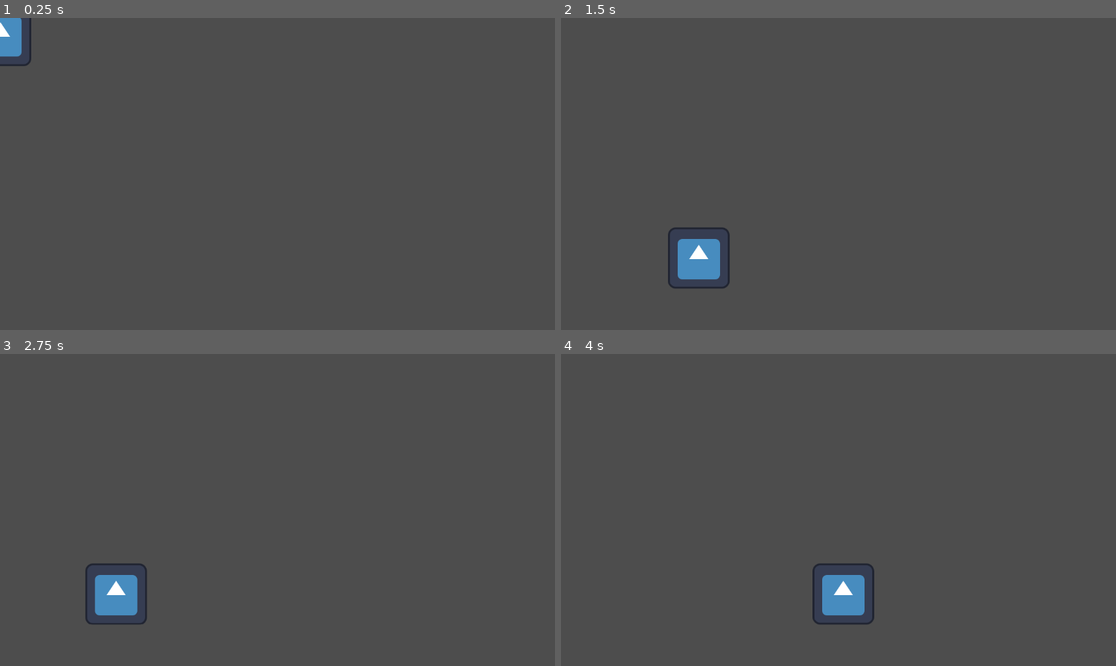
Above: before the commit, frames 1-4 (two rows, left to right).
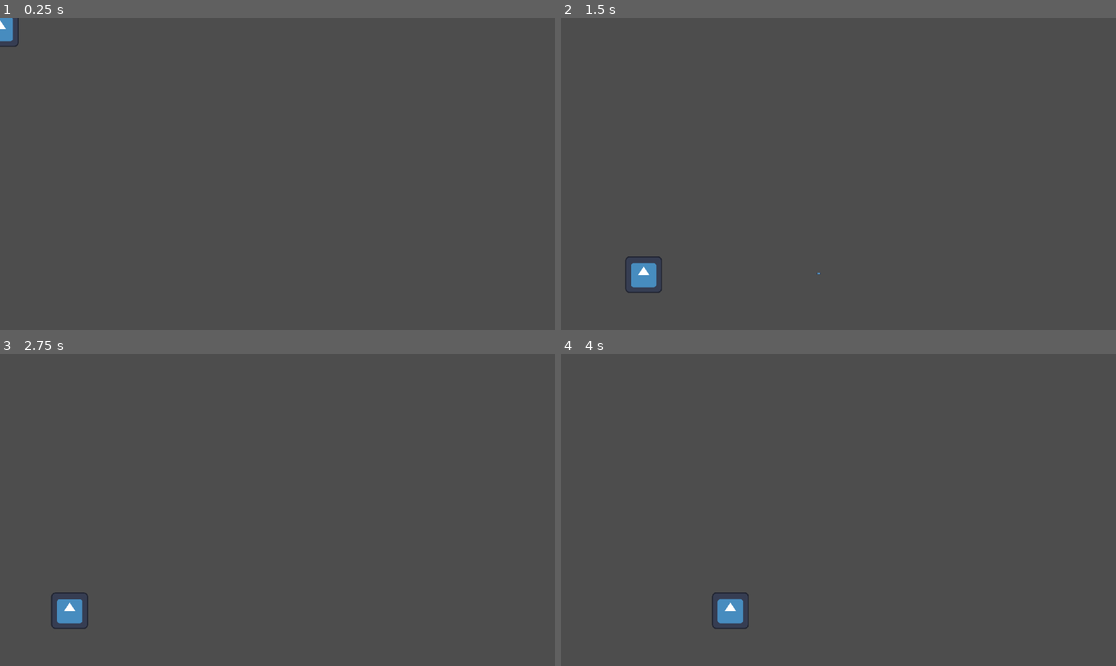
Above: after the commit, the same moments.

Repository: bkerz/shooter
Game: Godot game, scene res://main.tscn
The game is run twice, just before and just after one commit, with the same random seed, the same clock (stepped at 60 frames per second) and the same inputs. Before the commit the project starts from res://node_2d.tscn. The engine's default icon, where the game draws it, is replaced by a stand-in: a white triangle on a blue panel in a dark square.
Inputs:
- Up to frame 1 (0.25 s): no input
- Up to frame 2 (1.5 s): tap Enter (ui_accept) at 0.5, 0.77 s; hold Right (ui_right) from 0.53 s (still down); tap J (shoot, bound only after the commit) at 0.6, 1.35 s
- Up to frame 3 (2.75 s): tap Enter (ui_accept) at 1.52 s; release Right (ui_right) at 2.03 s; hold Left (ui_left) from 2.03 s (still down); tap J (shoot, bound only after the commit) at 2.1 s
- Up to frame 4 (4 s): release Left (ui_left) at 2.78 s; hold Right (ui_right) from 2.78 s (still down); tap J (shoot, bound only after the commit) at 2.85, 3.6 s; tap Enter (ui_accept) at 3.02, 3.77 s

The runs differ from the first frame. In frame 1, 0.4% of the frame differs, in the area x 0-6%, y 0-16%; in frame 2, 1.7%, in the area x 11-47%, y 67-89%; in frame 3, 1.7%; in frame 4, 1.7%.

Commit message:
Add player and make it shoot
Add player, add "shoot" mechanic and do it while moving towards the same
direction the player is moving.

Diff:
--- a/CharacterBody2D.gd
+++ b/CharacterBody2D.gd
@@ -1,4 +1,8 @@
 extends CharacterBody2D
+
+signal shoot
+
+@export var bullet: PackedScene
 
 
 const SPEED = 300.0
@@ -7,6 +11,12 @@
 # Get the gravity from the project settings to be synced with RigidBody nodes.
 var gravity = ProjectSettings.get_setting("physics/2d/default_gravity")
 
+func _process(delta: float):
+	var horizontal = Input.get_axis("ui_left", "ui_right")
+	var vertical = Input.get_axis("ui_up", "ui_down")
+	if Input.is_action_just_pressed("shoot"):
+		shoot.emit(Vector2(horizontal, vertical))
+	pass
 
 func _physics_process(delta):
 	# Add the gravity.
@@ -26,3 +36,4 @@
 		velocity.x = 0
 
 	move_and_slide()
+	pass
--- /dev/null
+++ b/bullet.gd
@@ -0,0 +1,32 @@
+extends CharacterBody2D
+
+@export var speed: int = 500
+var _direction: Vector2 = Vector2.RIGHT
+
+# Called when the node enters the scene tree for the first time.
+func _ready():
+	velocity = Vector2(_direction.x * speed, _direction.y * speed)
+	pass # Replace with function body.
+
+
+# Called every frame. 'delta' is the elapsed time since the previous frame.
+func _physics_process(delta):
+	move_and_slide()
+	pass
+
+
+func _on_timer_timeout():
+	queue_free()
+	pass # Replace with function body.
+
+
+
+func _on_body_entered(body:Node2D):
+	queue_free()
+	pass # Replace with function body.
+
+
+
+func _on_visible_on_screen_notifier_2d_screen_exited():
+	queue_free()
+	pass # Replace with function body.
--- /dev/null
+++ b/bullet.tscn
@@ -0,0 +1,32 @@
+[gd_scene load_steps=4 format=3 uid="uid://dml8bfji14h1f"]
+
+[ext_resource type="Texture2D" uid="uid://dommtcyu7gs84" path="res://icon.svg" id="1_8ydtb"]
+[ext_resource type="Script" path="res://bullet.gd" id="1_xam84"]
+
+[sub_resource type="CapsuleShape2D" id="CapsuleShape2D_t2lli"]
+radius = 3.0
+height = 16.0
+
+[node name="Bullet" type="CharacterBody2D"]
+collision_layer = 2
+collision_mask = 2
+script = ExtResource("1_xam84")
+speed = 5500
+
+[node name="CollisionShape2D" type="CollisionShape2D" parent="."]
+shape = SubResource("CapsuleShape2D_t2lli")
+
+[node name="Sprite2D" type="Sprite2D" parent="."]
+scale = Vector2(0.046875, 0.109375)
+texture = ExtResource("1_8ydtb")
+
+[node name="RemoveTimer" type="Timer" parent="."]
+wait_time = 3.0
+autostart = true
+
+[node name="VisibleOnScreenNotifier2D" type="VisibleOnScreenNotifier2D" parent="."]
+position = Vector2(0, -4.76837e-07)
+scale = Vector2(0.3, 0.8)
+
+[connection signal="timeout" from="RemoveTimer" to="." method="_on_timer_timeout"]
+[connection signal="screen_exited" from="VisibleOnScreenNotifier2D" to="." method="_on_visible_on_screen_notifier_2d_screen_exited"]
--- /dev/null
+++ b/main.gd
@@ -0,0 +1,29 @@
+extends Node2D
+
+var _last_shoot_direction: Vector2 = Vector2.RIGHT
+var _can_player_shoot: bool = true
+var bullet = preload("res://bullet.tscn")
+
+func _on_player_shoot(direction):
+	if _can_player_shoot:
+		var bullet_instance = bullet.instantiate()
+		bullet_instance.position.x = $Player.position.x
+		bullet_instance.position.y = $Player.position.y
+		bullet_instance.rotation_degrees = 90
+		if direction.x == 0 and direction.y == 0:
+			bullet_instance._direction = _last_shoot_direction
+		else:
+			_last_shoot_direction = direction
+			bullet_instance._direction = _last_shoot_direction
+
+		add_child(bullet_instance)
+		var shoot_timer: Timer = get_node("ShootTimer")
+		shoot_timer.start()
+		_can_player_shoot = false
+	pass # Replace with function body.
+
+
+
+func _on_shoot_timer_timeout():
+	_can_player_shoot = true
+	pass # Replace with function body.
--- /dev/null
+++ b/main.tscn
@@ -0,0 +1,35 @@
+[gd_scene load_steps=5 format=3 uid="uid://dyyrykp8pem03"]
+
+[ext_resource type="Script" path="res://main.gd" id="1_vbgsp"]
+[ext_resource type="PackedScene" uid="uid://cyst88l52fdva" path="res://player.tscn" id="2_tot6n"]
+
+[sub_resource type="RectangleShape2D" id="RectangleShape2D_5liwx"]
+size = Vector2(1942.5, 117)
+
+[sub_resource type="RectangleShape2D" id="RectangleShape2D_ca3wq"]
+size = Vector2(934, 116.146)
+
+[node name="Main" type="Node2D"]
+script = ExtResource("1_vbgsp")
+
+[node name="StaticBody2D" type="StaticBody2D" parent="."]
+
+[node name="CollisionShape2D" type="CollisionShape2D" parent="StaticBody2D"]
+position = Vector2(976, 1020)
+shape = SubResource("RectangleShape2D_5liwx")
+
+[node name="StaticBody2D2" type="StaticBody2D" parent="."]
+position = Vector2(1494, 831)
+
+[node name="CollisionShape2D" type="CollisionShape2D" parent="StaticBody2D2"]
+position = Vector2(367, 67)
+shape = SubResource("RectangleShape2D_ca3wq")
+
+[node name="Player" parent="." instance=ExtResource("2_tot6n")]
+
+[node name="ShootTimer" type="Timer" parent="."]
+wait_time = 0.5
+autostart = true
+
+[connection signal="shoot" from="Player" to="." method="_on_player_shoot"]
+[connection signal="timeout" from="ShootTimer" to="." method="_on_shoot_timer_timeout"]
--- a/node_2d.tscn
+++ /dev/null
@@ -1,31 +0,0 @@
-[gd_scene load_steps=5 format=3 uid="uid://dyyrykp8pem03"]
-
-[ext_resource type="Script" path="res://CharacterBody2D.gd" id="1_rphc3"]
-[ext_resource type="Texture2D" uid="uid://dommtcyu7gs84" path="res://icon.svg" id="2_s1pwx"]
-
-[sub_resource type="RectangleShape2D" id="RectangleShape2D_5liwx"]
-size = Vector2(1241, 117)
-
-[sub_resource type="RectangleShape2D" id="RectangleShape2D_my0uq"]
-size = Vector2(65, 176)
-
-[node name="Node2D" type="Node2D"]
-
-[node name="RigidBody2D" type="StaticBody2D" parent="."]
-
-[node name="CollisionShape2D" type="CollisionShape2D" parent="RigidBody2D"]
-position = Vector2(539.5, 630.5)
-shape = SubResource("RectangleShape2D_5liwx")
-
-[node name="CharacterBody2D" type="CharacterBody2D" parent="."]
-script = ExtResource("1_rphc3")
-
-[node name="CollisionShape2D" type="CollisionShape2D" parent="CharacterBody2D"]
-position = Vector2(0, 5.00006)
-scale = Vector2(2, -0.818182)
-shape = SubResource("RectangleShape2D_my0uq")
-
-[node name="Sprite2D" type="Sprite2D" parent="CharacterBody2D"]
-position = Vector2(1, 4)
-scale = Vector2(1, 0.992188)
-texture = ExtResource("2_s1pwx")
--- /dev/null
+++ b/player.tscn
@@ -0,0 +1,22 @@
+[gd_scene load_steps=5 format=3 uid="uid://cyst88l52fdva"]
+
+[ext_resource type="Script" path="res://CharacterBody2D.gd" id="1_ntkc8"]
+[ext_resource type="Texture2D" uid="uid://dommtcyu7gs84" path="res://icon.svg" id="2_c2ivv"]
+[ext_resource type="PackedScene" uid="uid://dml8bfji14h1f" path="res://bullet.tscn" id="2_j5vic"]
+
+[sub_resource type="RectangleShape2D" id="RectangleShape2D_my0uq"]
+size = Vector2(65, 176)
+
+[node name="Player" type="CharacterBody2D"]
+script = ExtResource("1_ntkc8")
+bullet = ExtResource("2_j5vic")
+
+[node name="CollisionShape2D" type="CollisionShape2D" parent="."]
+position = Vector2(0, 5.00006)
+scale = Vector2(2, -0.818182)
+shape = SubResource("RectangleShape2D_my0uq")
+
+[node name="Sprite2D" type="Sprite2D" parent="."]
+position = Vector2(1, 4)
+scale = Vector2(1, 0.992188)
+texture = ExtResource("2_c2ivv")
--- a/project.godot
+++ b/project.godot
@@ -11,19 +11,55 @@
 [application]
 
 config/name="shooter"
-run/main_scene="res://node_2d.tscn"
+run/main_scene="res://main.tscn"
 config/features=PackedStringArray("4.2", "Forward Plus")
 run/delta_smoothing=false
 config/icon="res://icon.svg"
 
-[debug]
+[display]
 
-settings/stdout/print_fps=true
-settings/stdout/print_gpu_profile=true
+window/size/viewport_width=1920
+window/size/viewport_height=1080
 
-[physics]
+[input]
 
-common/max_physics_steps_per_frame=20
+ui_left={
+"deadzone": 0.5,
+"events": [Object(InputEventKey,"resource_local_to_scene":false,"resource_name":"","device":0,"window_id":0,"alt_pressed":false,"shift_pressed":false,"ctrl_pressed":false,"meta_pressed":false,"pressed":false,"keycode":4194319,"physical_keycode":0,"key_label":0,"unicode":0,"echo":false,"script":null)
+, Object(InputEventJoypadButton,"resource_local_to_scene":false,"resource_name":"","device":0,"button_index":13,"pressure":0.0,"pressed":false,"script":null)
+, Object(InputEventJoypadMotion,"resource_local_to_scene":false,"resource_name":"","device":0,"axis":0,"axis_value":-1.0,"script":null)
+, Object(InputEventKey,"resource_local_to_scene":false,"resource_name":"","device":-1,"window_id":0,"alt_pressed":false,"shift_pressed":false,"ctrl_pressed":false,"meta_pressed":false,"pressed":false,"keycode":0,"physical_keycode":65,"key_label":0,"unicode":97,"echo":false,"script":null)
+]
+}
+ui_right={
+"deadzone": 0.5,
+"events": [Object(InputEventKey,"resource_local_to_scene":false,"resource_name":"","device":0,"window_id":0,"alt_pressed":false,"shift_pressed":false,"ctrl_pressed":false,"meta_pressed":false,"pressed":false,"keycode":4194321,"physical_keycode":0,"key_label":0,"unicode":0,"echo":false,"script":null)
+, Object(InputEventJoypadButton,"resource_local_to_scene":false,"resource_name":"","device":0,"button_index":14,"pressure":0.0,"pressed":false,"script":null)
+, Object(InputEventJoypadMotion,"resource_local_to_scene":false,"resource_name":"","device":0,"axis":0,"axis_value":1.0,"script":null)
+, Object(InputEventKey,"resource_local_to_scene":false,"resource_name":"","device":-1,"window_id":0,"alt_pressed":false,"shift_pressed":false,"ctrl_pressed":false,"meta_pressed":false,"pressed":false,"keycode":0,"physical_keycode":68,"key_label":0,"unicode":100,"echo":false,"script":null)
+]
+}
+ui_up={
+"deadzone": 0.5,
+"events": [Object(InputEventKey,"resource_local_to_scene":false,"resource_name":"","device":0,"window_id":0,"alt_pressed":false,"shift_pressed":false,"ctrl_pressed":false,"meta_pressed":false,"pressed":false,"keycode":4194320,"physical_keycode":0,"key_label":0,"unicode":0,"echo":false,"script":null)
+, Object(InputEventJoypadButton,"resource_local_to_scene":false,"resource_name":"","device":0,"button_index":11,"pressure":0.0,"pressed":false,"script":null)
+, Object(InputEventJoypadMotion,"resource_local_to_scene":false,"resource_name":"","device":0,"axis":1,"axis_value":-1.0,"script":null)
+, Object(InputEventKey,"resource_local_to_scene":false,"resource_name":"","device":-1,"window_id":0,"alt_pressed":false,"shift_pressed":false,"ctrl_pressed":false,"meta_pressed":false,"pressed":false,"keycode":0,"physical_keycode":87,"key_label":0,"unicode":119,"echo":false,"script":null)
+]
+}
+ui_down={
+"deadzone": 0.5,
+"events": [Object(InputEventKey,"resource_local_to_scene":false,"resource_name":"","device":0,"window_id":0,"alt_pressed":false,"shift_pressed":false,"ctrl_pressed":false,"meta_pressed":false,"pressed":false,"keycode":4194322,"physical_keycode":0,"key_label":0,"unicode":0,"echo":false,"script":null)
+, Object(InputEventJoypadButton,"resource_local_to_scene":false,"resource_name":"","device":0,"button_index":12,"pressure":0.0,"pressed":false,"script":null)
+, Object(InputEventJoypadMotion,"resource_local_to_scene":false,"resource_name":"","device":0,"axis":1,"axis_value":1.0,"script":null)
+, Object(InputEventKey,"resource_local_to_scene":false,"resource_name":"","device":-1,"window_id":0,"alt_pressed":false,"shift_pressed":false,"ctrl_pressed":false,"meta_pressed":false,"pressed":false,"keycode":0,"physical_keycode":83,"key_label":0,"unicode":115,"echo":false,"script":null)
+]
+}
+shoot={
+"deadzone": 0.5,
+"events": [Object(InputEventKey,"resource_local_to_scene":false,"resource_name":"","device":-1,"window_id":0,"alt_pressed":false,"shift_pressed":false,"ctrl_pressed":false,"meta_pressed":false,"pressed":false,"keycode":0,"physical_keycode":74,"key_label":0,"unicode":106,"echo":false,"script":null)
+]
+}
 
 [rendering]
 
